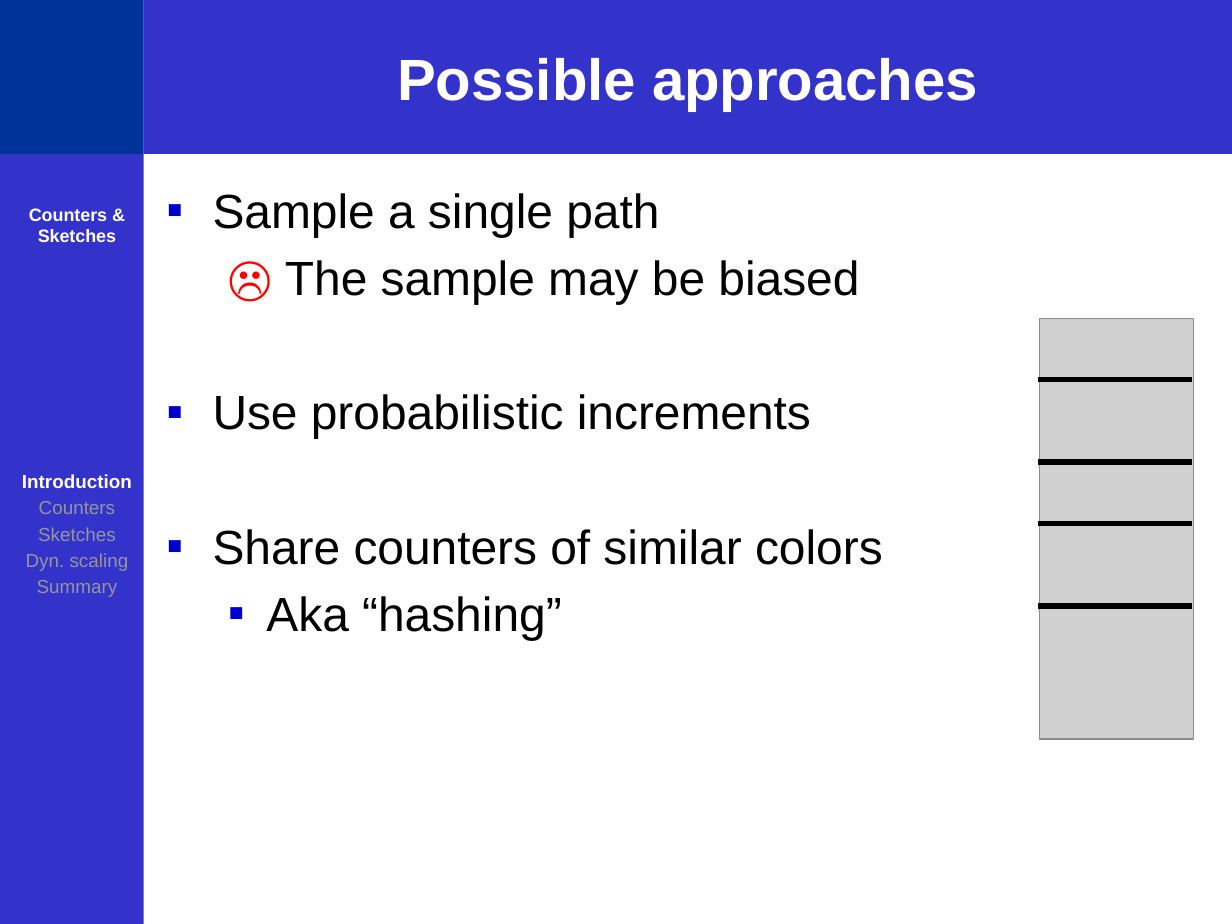
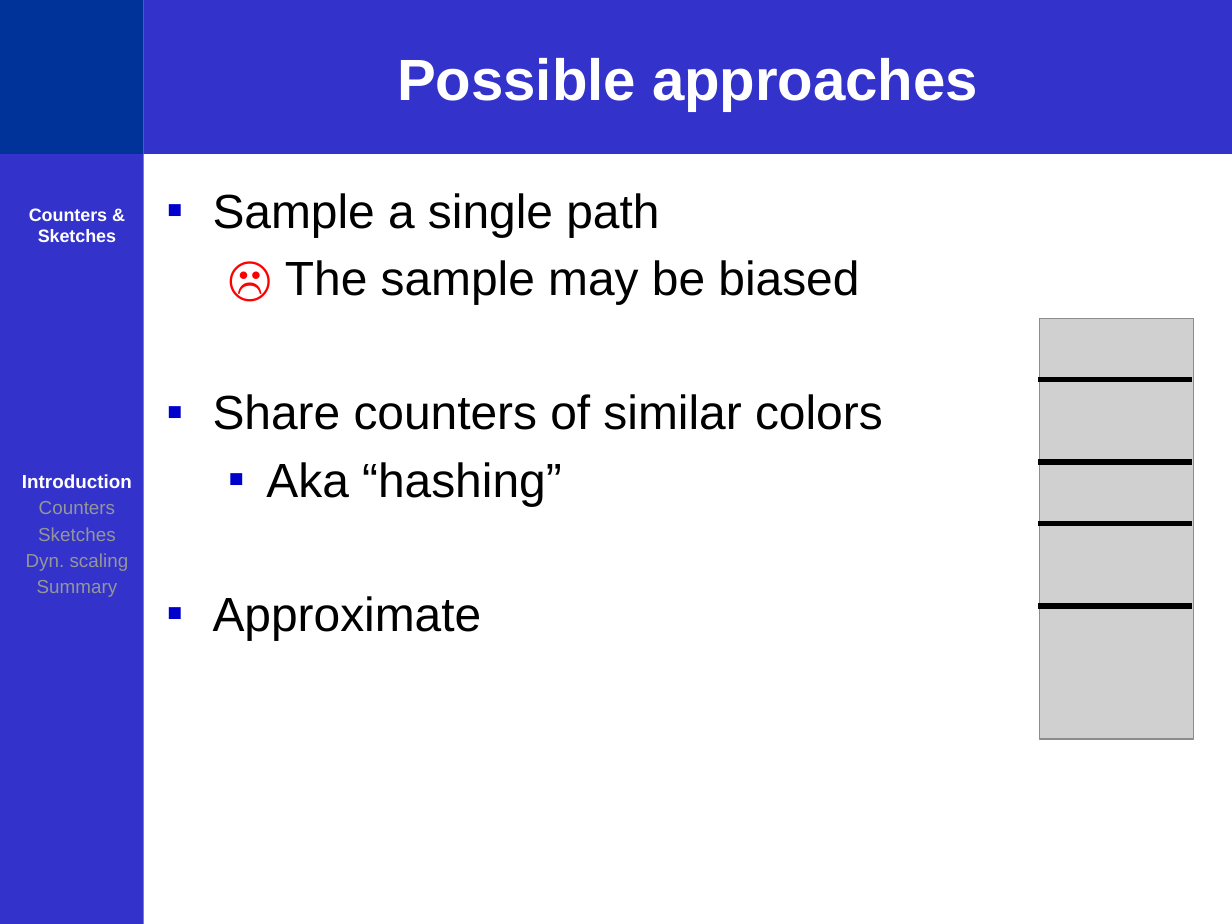
Before and after one commit to ofanan/Sketches, a slide deck: slide 4 of Cntrs seminar NextSilicon.pptx. Drawn at 1232x924 pixels with LibreOffice and Linux fonts; fonts in the diff are those of the drawing; grey boxes stand for pictures. Boxes give left, top, right and bottom in pixels: in the first picture for what was removed or moved away, otherwise in the second. Text is boxed around its words. In the diff, an @@ line names an element or a change of style, - is before the commit and + after.

```diff
--- a/Cntrs seminar NextSilicon.pptx
+++ b/Cntrs seminar NextSilicon.pptx
@@ text at <box>213,394,811,439</box>: paragraph removed @@
-▪ Use probabilistic increments
@@ text at <box>213,596,482,640</box>: paragraph added @@
+▪ Approximate
```
Also in this commit, not shown: 3 other slides changed, 6 other files.
